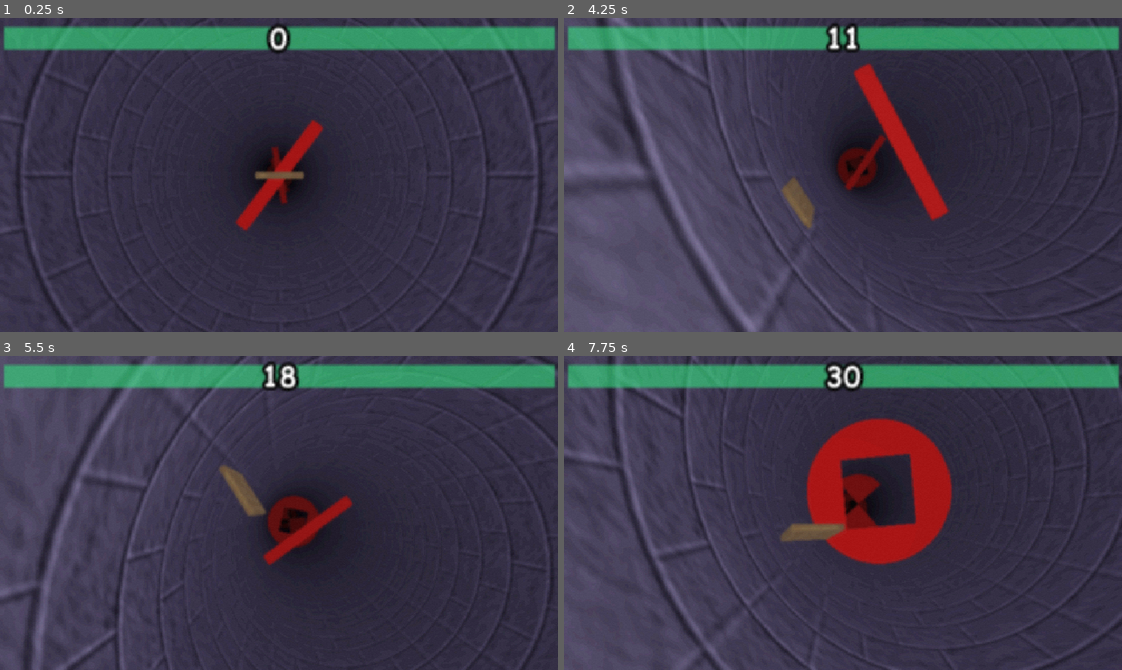
Above: before the commit, frames 1-4 (two rows, left to right).
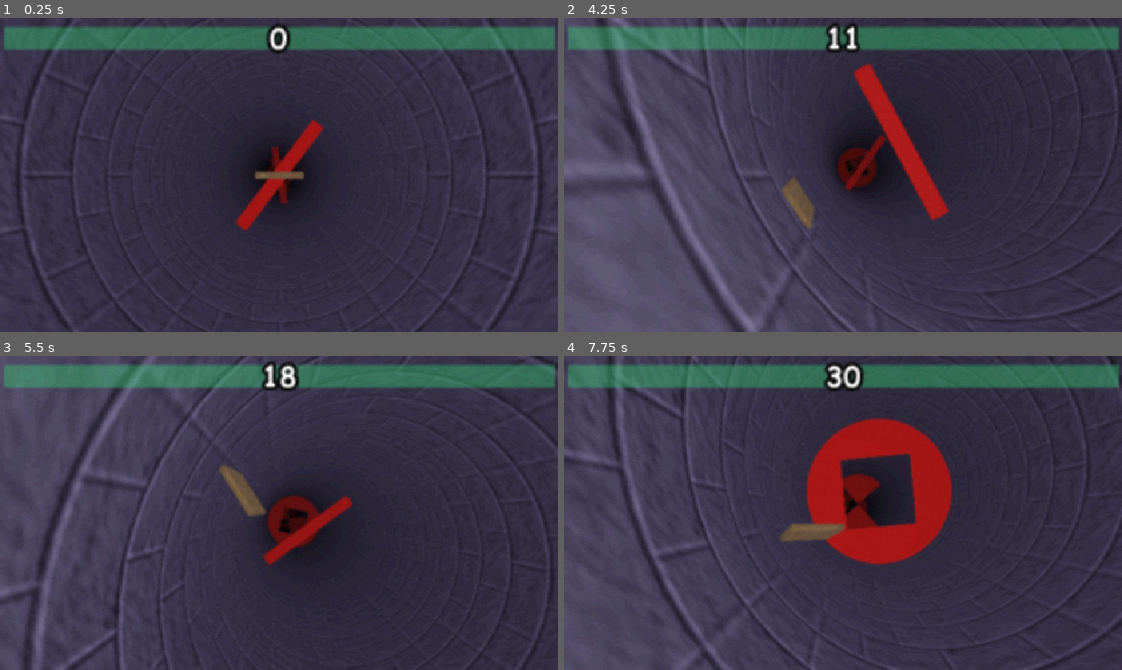
Above: after the commit, the same moments.

Repository: TaelsDaFoox/wafall
Game: Godot game, scene res://world.tscn
Two runs of this game, one before a commit and one after it. Both use one fixed random seed, a clock stepped at 60 frames per second and the inputs below.
Inputs:
- Up to frame 1 (0.25 s): no input
- Up to frame 2 (4.25 s): tap Enter at 0.5 s; hold D (right) 0.53-1.28 s; tap Alt at 0.6, 2.1, 3.6 s; hold S (down) 1.28-2.03 s; tap Shift at 1.35, 2.85 s; hold D (right) 2.03-2.78 s; hold W (up) 2.78-3.53 s; hold A (left) from 3.53 s (still down)
- Up to frame 3 (5.5 s): tap Shift at 4.35 s; release A (left) at 5.03 s; hold S (down) from 5.03 s (still down); tap Alt at 5.1 s
- Up to frame 4 (7.75 s): release S (down) at 5.78 s; hold D (right) 5.78-6.53 s; tap Shift at 5.85, 7.35 s; hold W (up) 6.53-7.28 s; tap Alt at 6.6 s; hold D (right) from 7.28 s (still down)

The runs differ from the first frame. In frame 1, 6.6% of the frame differs, in the area x 0-100%, y 2-11%; in frame 2, 6.5%; in frame 3, 6.4%; in frame 4, 6.4%.

Commit message:
functional healthbar
healthbar now drains and changes color

Diff:
--- a/Global.gd
+++ b/Global.gd
@@ -1,5 +1,6 @@
 extends Node
 var falldist :=0.0
+var waffleHP := 100
 signal wrap()
 func emitwrap():
 	wrap.emit()
--- a/ui.gd
+++ b/ui.gd
@@ -1,4 +1,7 @@
 extends Control
 @onready var scoreLabel = $ScoreLabel
+@onready var healthbar = $Healthbar
 func _process(delta: float) -> void:
 	scoreLabel.text = str(int(floor(Global.falldist/20)))
+	healthbar.size.x=lerpf(healthbar.size.x,(Global.waffleHP/100.0)*get_viewport_rect().size.x-8,delta*10)
+	healthbar.color.h=(healthbar.size.x/(get_viewport_rect().size.x-8))*0.4
--- a/ui.tscn
+++ b/ui.tscn
@@ -12,7 +12,7 @@
 grow_vertical = 2
 script = ExtResource("1_fyqef")
 
-[node name="ColorRect" type="ColorRect" parent="."]
+[node name="Healthbar" type="ColorRect" parent="."]
 layout_mode = 1
 anchors_preset = 10
 anchor_right = 1.0
@@ -20,7 +20,7 @@
 offset_top = 10.0
 offset_right = -4.0
 offset_bottom = 36.0
-color = Color(0, 1, 0.43529412, 0.5803922)
+color = Color(0, 1, 0.4333334, 0.35686275)
 
 [node name="ScoreLabel" type="Label" parent="."]
 layout_mode = 1
--- a/waffle.gd
+++ b/waffle.gd
@@ -20,5 +20,6 @@
 
 func explode():
 	sfx.play()
+	Global.waffleHP-=25
 	explodeframe=0.0
 	apply_central_impulse(Vector3(0,150,0))
